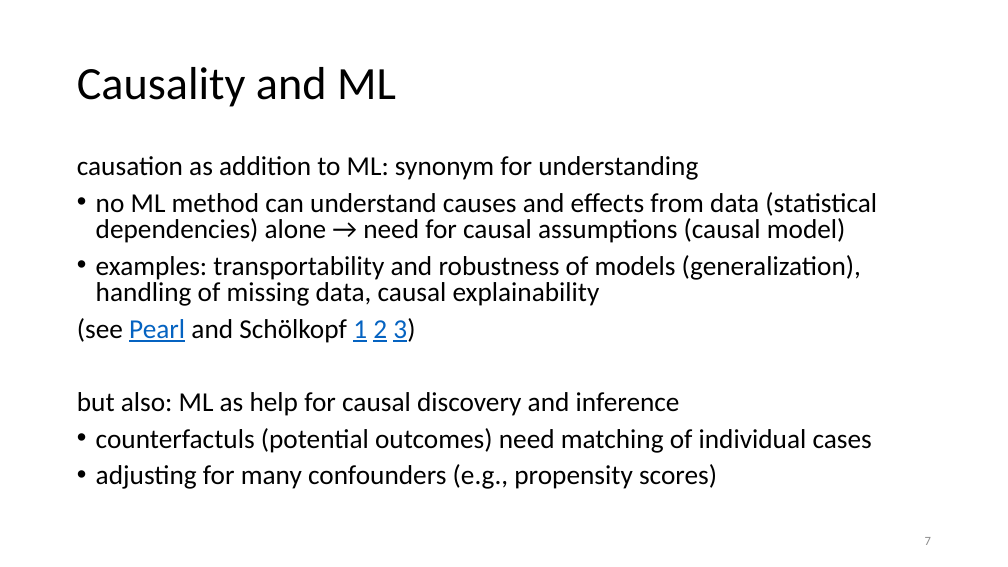
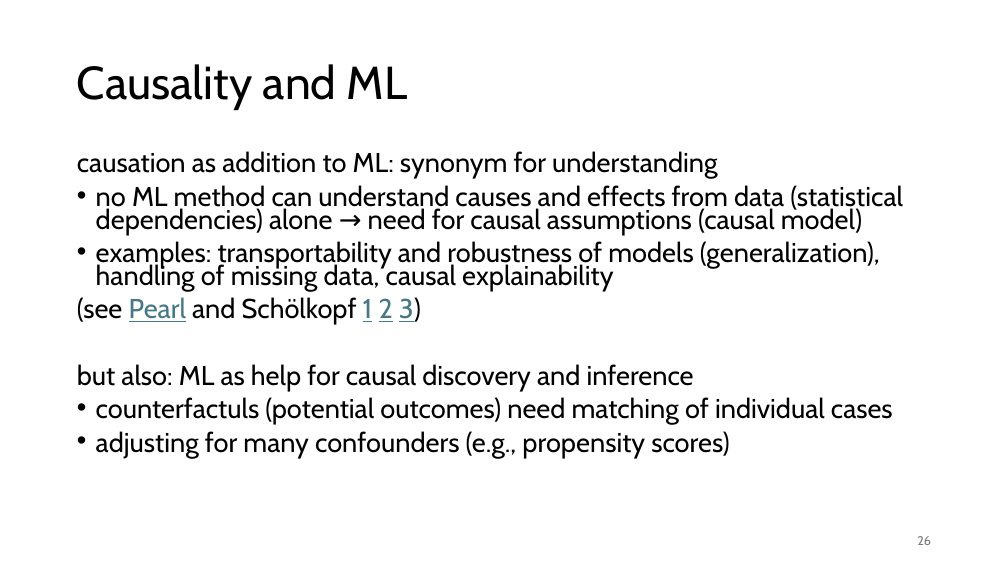
Before and after one commit to FelixWick/data_science, a slide deck: slide 26 of slides/10_causality.pptx (slide 7 before the commit). Drawn at 1008x567 pixels with LibreOffice and Linux fonts; fonts in the diff are those of the drawing. Boxes give left, top, right and bottom in pixels: in the first picture for what was removed or moved away, otherwise in the second. Text is boxed around its words. In the diff, an @@ line names an element or a change of style, - is before the commit and + after.

Commit message:
cleaned up causality

```diff
--- a/slides/10_causality.pptx
+++ b/slides/10_causality.pptx
@@ title "Causality and ML" at bbox=[77, 64, 407, 110]: font Calibri to Cabin @@
@@ text "causation as addition to ML: ..." at bbox=[77, 151, 903, 458]: size 26 to 25.9 pt, font Calibri to Cabin; text colour #0563C1 to #467886 in "Pearl 1 2 3)"; line spacing 0.8 to 0.7 @@
@@ page number at bbox=[917, 536, 931, 545]: text changed; font Calibri to Cabin; text colour #8C8C8C to #797979 @@
-7
+26
```
Also in this commit, not shown: 22 other slides changed, 14 slides removed, 1 other file.
